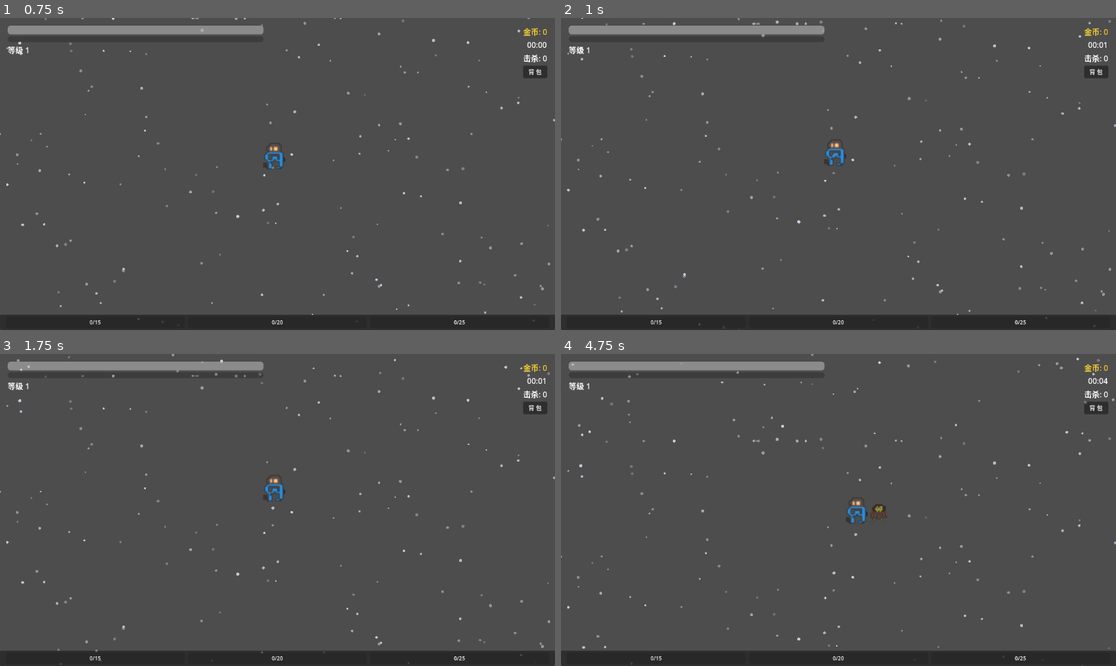
Above: before the commit, frames 1-4 (two rows, left to right).
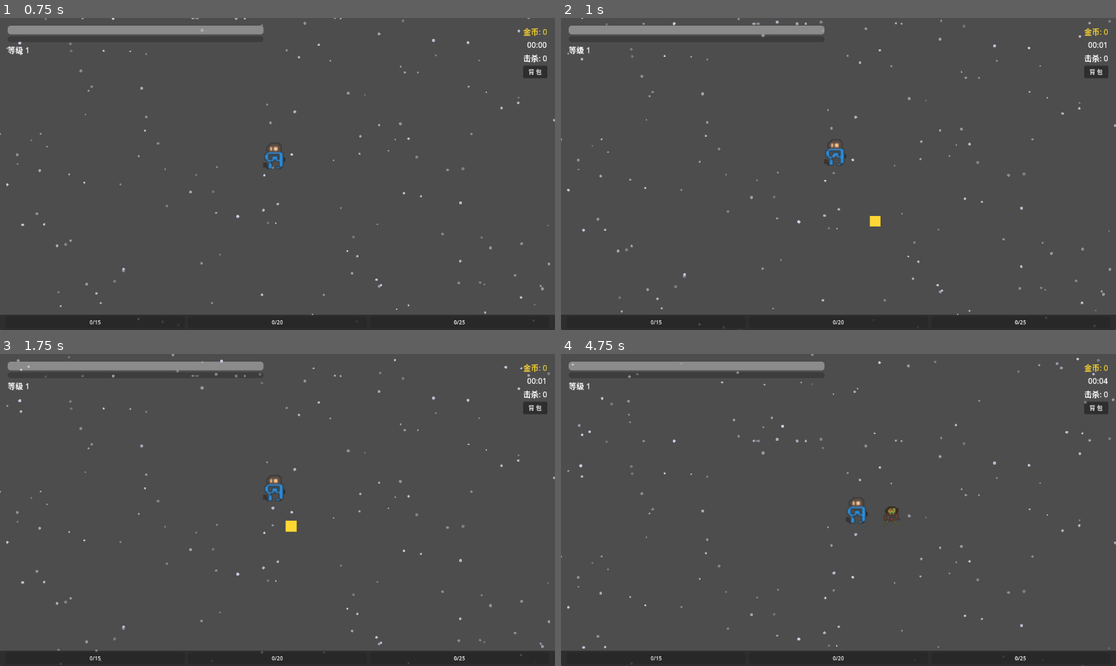
Above: after the commit, the same moments.

Repository: ebly/shoot
Game: Godot game, scene res://scenes/main.tscn
The game is run twice, just before and just after one commit, with the same random seed, the same clock (stepped at 60 frames per second) and the same inputs. This scene is started directly instead of the project's main scene.
Inputs (mouse positions are in pixels of both pictures, inside the frame that each line leads up to):
- Up to frame 1 (0.75 s): move the mouse to (249, 236) at 0.52 s; hold W (move_up) from 0.53 s (still down); click (249, 236) at 0.67 s
- Up to frame 2 (1 s): keep holding W (move_up)
- Up to frame 3 (1.75 s): keep holding W (move_up); move the mouse to (444, 556) at 1.27 s
- Up to frame 4 (4.75 s): move the mouse to (672, 463) at 2.02 s; release W (move_up) at 2.03 s; hold A (move_left) 2.03-3.53 s; move the mouse to (866, 510) at 2.77 s; click (866, 510) at 2.92 s; move the mouse to (755, 432) at 3.52 s; hold S (move_down) 3.53-4.28 s; move the mouse to (960, 494) at 4.27 s; hold D (move_right) from 4.28 s (still down)

Frame 1 is identical in both runs. In frame 2, less than 0.1% of the frame differs, in the area x 55-58%, y 63-67%; in frame 3, less than 0.1%; in frame 4, 0.2%, in the area x 55-62%, y 48-56%.

Commit message:
修复：武器不再受射程限制射击，射程仅控制子弹飞行距离

Diff:
--- a/scripts/bullet.gd
+++ b/scripts/bullet.gd
@@ -4,7 +4,9 @@
 var direction: Vector2 = Vector2.UP
 var speed: float = 400.0
 var damage: float = 15.0
-var lifetime: float = 3.0
+var max_range: float = 200.0  # 最大飞行距离（受射程影响）
+
+var _traveled: float = 0.0
 
 
 func _ready() -> void:
@@ -21,12 +23,13 @@
 
 
 func _process(delta: float) -> void:
-	lifetime -= delta
-	if lifetime <= 0.0:
+	var step: float = speed * delta
+	_traveled += step
+	if _traveled >= max_range:
 		queue_free()
 		return
 
-	global_position += direction * speed * delta
+	global_position += direction * step
 
 
 const KNOCKBACK_PER_DAMAGE: float = 3.0   # 击退力基数 = 伤害 × 弹体大小 × 此系数
--- a/scripts/weapons/auto_cannon.gd
+++ b/scripts/weapons/auto_cannon.gd
@@ -27,7 +27,6 @@
 		return Vector2.ZERO
 
 	var player_pos: Vector2 = player.global_position
-	var max_range: float = player.stats.attack_range
 	var nearest: Node2D = null
 	var nearest_dist: float = INF
 
@@ -35,8 +34,6 @@
 		if not is_instance_valid(e):
 			continue
 		var d: float = player_pos.distance_squared_to(e.global_position)
-		if d > max_range * max_range:
-			continue
 		if d < nearest_dist:
 			nearest_dist = d
 			nearest = e
--- a/scripts/weapons/weapon.gd
+++ b/scripts/weapons/weapon.gd
@@ -67,6 +67,7 @@
 		b.speed = _effective_bullet_speed()
 		b.global_position = player.global_position
 		b.scale = Vector2.ONE * _effective_bullet_scale()
+		b.max_range = player.stats.attack_range
 
 		if count > 1:
 			var offset_angle: float = (i - (count - 1) * 0.5) * spread
Not shown, changed: reasonix.toml
